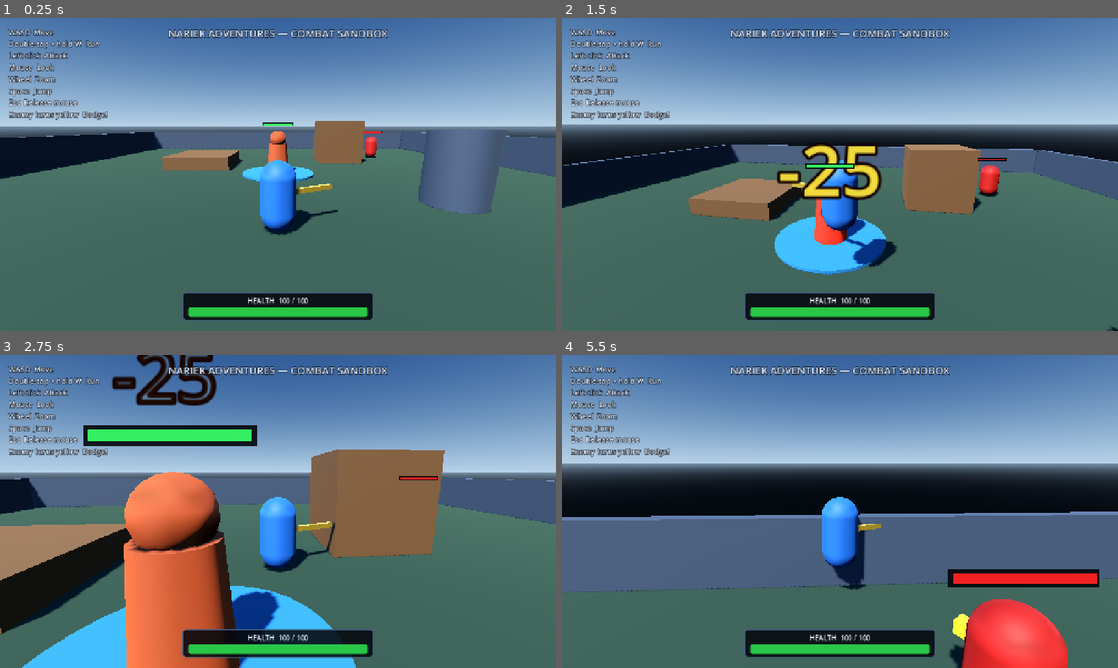
Above: before the commit, frames 1-4 (two rows, left to right).
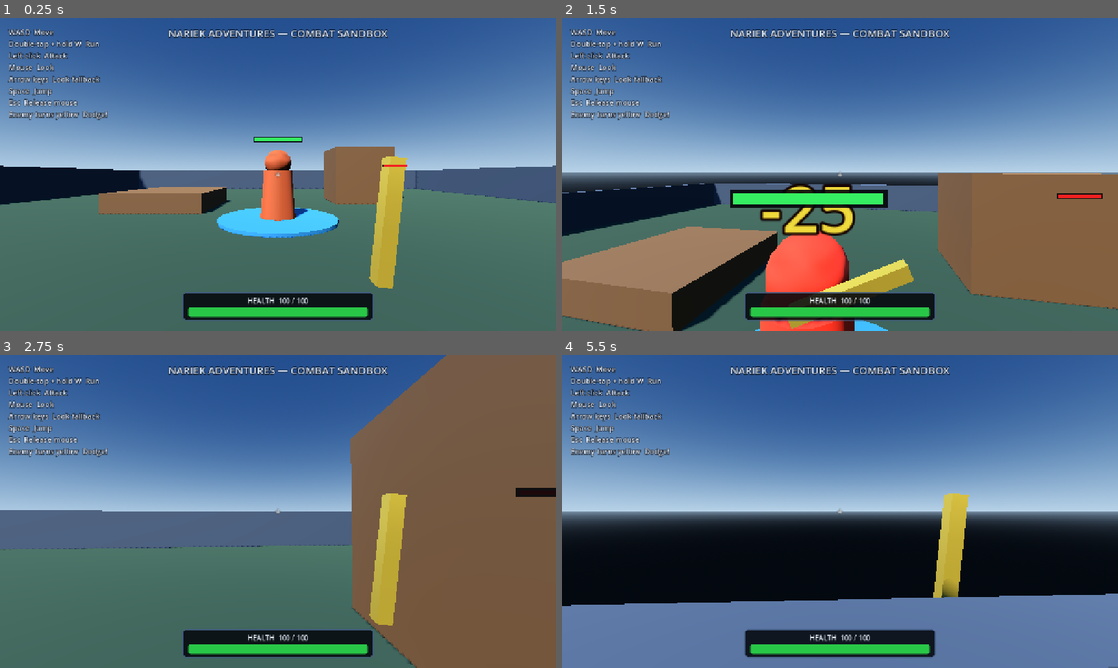
Above: after the commit, the same moments.

Repository: don-milsey-miller/nariek-adventures
Game: Godot game, scene res://scenes/main.tscn
Same seed, same stepped clock (60 frames per second), same inputs: the game is played once before the commit and once after it.
Inputs (mouse positions are in pixels of both pictures, inside the frame that each line leads up to):
- Up to frame 1 (0.25 s): no input
- Up to frame 2 (1.5 s): tap Enter at 0.5 s; move the mouse to (867, 174) at 0.52 s; press the mouse at (867, 174) at 0.53 s; hold W (move_forward) from 0.53 s (still down); tap Space (jump) at 0.77 s; move the mouse to (812, 174) at 1.27 s; release the mouse at (812, 174) at 1.28 s; click (812, 174) at 1.35 s
- Up to frame 3 (2.75 s): keep holding W (move_forward); tap Space (jump) at 1.52 s; move the mouse to (289, 505) at 2.02 s; press the mouse at (289, 505) at 2.03 s
- Up to frame 4 (5.5 s): keep holding W (move_forward); move the mouse to (834, 517) at 2.77 s; release the mouse at (834, 517) at 2.78 s; click (834, 517) at 2.85 s; tap Space (jump) at 3.02, 3.77, 4.52 s; move the mouse to (878, 514) at 3.52 s; press the mouse at (878, 514) at 3.53 s; move the mouse to (795, 508) at 4.27 s; release the mouse at (795, 508) at 4.28 s; click (795, 508) at 4.35 s; move the mouse to (845, 511) at 5.02 s; press the mouse at (845, 511) at 5.03 s

The runs differ from the first frame. In frame 1, 57% of the frame differs, in the area x 0-100%, y 0-87%; in frame 2, 82%; in frame 3, 80%; in frame 4, 92%, in the area x 0-100%, y 0-100%.

Commit message:
Switch player to first-person controls

Diff:
--- a/scenes/main.tscn
+++ b/scenes/main.tscn
@@ -137,9 +137,9 @@
 offset_left = 20.0
 offset_top = 20.0
 offset_right = 500.0
-offset_bottom = 210.0
+offset_bottom = 230.0
 theme_override_colors/font_color = Color(0.9, 0.94, 1, 1)
 theme_override_colors/font_outline_color = Color(0.02, 0.03, 0.05, 0.9)
 theme_override_constants/outline_size = 6
 theme_override_font_sizes/font_size = 17
-text = "WASD  Move\nDouble-tap + hold W  Run\nLeft click  Attack\nMouse  Look\nWheel  Zoom\nSpace  Jump\nEsc  Release mouse\nEnemy turns yellow  Dodge!"
+text = "WASD  Move\nDouble-tap + hold W  Run\nLeft click  Attack\nMouse  Look\nArrow keys  Look fallback\nSpace  Jump\nEsc  Release mouse\nEnemy turns yellow  Dodge!"
--- a/scenes/player/player.tscn
+++ b/scenes/player/player.tscn
@@ -34,7 +34,7 @@
 
 [sub_resource type="BoxMesh" id="BoxMesh_weapon"]
 material = SubResource("Material_weapon")
-size = Vector3(0.13, 0.13, 1.5)
+size = Vector3(0.08, 0.65, 0.08)
 
 [sub_resource type="BoxShape3D" id="BoxShape_melee"]
 size = Vector3(2.2, 1.8, 2.0)
@@ -82,50 +82,79 @@
 [node name="Health" type="Node" parent="."]
 script = ExtResource("2_health")
 
-[node name="Visuals" type="Node3D" parent="."]
+[node name="WorldModel" type="Node3D" parent="."]
+visible = false
 
-[node name="Body" type="MeshInstance3D" parent="Visuals"]
+[node name="Body" type="MeshInstance3D" parent="WorldModel"]
 position = Vector3(0, 0.9, 0)
 material_override = SubResource("Material_body")
 mesh = SubResource("CapsuleMesh_body")
 
-[node name="FacingMarker" type="MeshInstance3D" parent="Visuals"]
+[node name="FacingMarker" type="MeshInstance3D" parent="WorldModel"]
 position = Vector3(0, 1.15, -0.45)
 mesh = SubResource("BoxMesh_facing")
 
-[node name="WeaponPivot" type="Node3D" parent="Visuals"]
-position = Vector3(0, 0.95, -0.05)
-rotation_degrees = Vector3(0, -65, 0)
+[node name="AttackDirection" type="Node3D" parent="."]
 
-[node name="Weapon" type="MeshInstance3D" parent="Visuals/WeaponPivot"]
-position = Vector3(0, 0, -0.9)
-mesh = SubResource("BoxMesh_weapon")
-
-[node name="MeleeHitbox" type="Area3D" parent="Visuals"]
+[node name="MeleeHitbox" type="Area3D" parent="AttackDirection"]
 position = Vector3(0, 0.9, -1.1)
 collision_layer = 0
 collision_mask = 4
 monitoring = false
 monitorable = false
 
-[node name="CollisionShape3D" type="CollisionShape3D" parent="Visuals/MeleeHitbox"]
+[node name="CollisionShape3D" type="CollisionShape3D" parent="AttackDirection/MeleeHitbox"]
 shape = SubResource("BoxShape_melee")
 
 [node name="CameraPivot" type="Node3D" parent="."]
-position = Vector3(0, 1.45, 0)
+position = Vector3(0, 1.55, 0)
 
-[node name="SpringArm3D" type="SpringArm3D" parent="CameraPivot"]
-rotation_degrees = Vector3(-12, 0, 0)
-spring_length = 5.5
-margin = 0.15
-collision_mask = 1
+[node name="Camera3D" type="Camera3D" parent="CameraPivot"]
+current = true
+fov = 75.0
+near = 0.05
 
-[node name="Camera3D" type="Camera3D" parent="CameraPivot/SpringArm3D"]
-current = true
-fov = 70.0
+[node name="WeaponPivot" type="Node3D" parent="CameraPivot/Camera3D"]
+rotation_degrees = Vector3(0, 0, 12)
+
+[node name="Weapon" type="MeshInstance3D" parent="CameraPivot/Camera3D/WeaponPivot"]
+position = Vector3(0.5, -0.35, -1.05)
+rotation_degrees = Vector3(0, 0, -18)
+cast_shadow = 0
+mesh = SubResource("BoxMesh_weapon")
 
 [node name="HUD" type="CanvasLayer" parent="."]
 layer = 10
+
+[node name="DamageOverlay" type="ColorRect" parent="HUD"]
+visible = false
+anchors_preset = 15
+anchor_right = 1.0
+anchor_bottom = 1.0
+grow_horizontal = 2
+grow_vertical = 2
+mouse_filter = 2
+color = Color(0.9, 0.04, 0.02, 0)
+
+[node name="Crosshair" type="Label" parent="HUD"]
+anchors_preset = 8
+anchor_left = 0.5
+anchor_top = 0.5
+anchor_right = 0.5
+anchor_bottom = 0.5
+offset_left = -12.0
+offset_top = -18.0
+offset_right = 12.0
+offset_bottom = 18.0
+grow_horizontal = 2
+grow_vertical = 2
+theme_override_colors/font_color = Color(1, 1, 1, 0.85)
+theme_override_colors/font_outline_color = Color(0, 0, 0, 0.8)
+theme_override_constants/outline_size = 3
+theme_override_font_sizes/font_size = 24
+text = "+"
+horizontal_alignment = 1
+vertical_alignment = 1
 
 [node name="HealthPanel" type="PanelContainer" parent="HUD"]
 anchors_preset = 7
--- a/scripts/player_controller.gd
+++ b/scripts/player_controller.gd
@@ -1,13 +1,14 @@
 extends CharacterBody3D
 class_name PlayerController
 
-const PLAYER_DAMAGE_FLASH_COLOR := Color(1.0, 0.18, 0.12, 1.0)
+const WEAPON_REST_ROTATION_DEGREES := 12.0
+const WEAPON_SWING_ROTATION_DEGREES := -55.0
+const DAMAGE_OVERLAY_COLOR := Color(0.9, 0.04, 0.02, 0.24)
 
 @export_category("Movement")
 @export_range(0.1, 20.0, 0.1) var move_speed: float = 6.0
 @export_range(0.1, 60.0, 0.1) var acceleration: float = 24.0
 @export_range(0.1, 60.0, 0.1) var deceleration: float = 30.0
-@export_range(0.1, 20.0, 0.1) var turn_speed: float = 12.0
 @export_range(0.1, 20.0, 0.1) var jump_velocity: float = 5.5
 @export_range(1.0, 3.0, 0.05) var run_speed_multiplier: float = 1.65
 @export_range(0.1, 0.6, 0.01) var run_double_tap_window: float = 0.3
@@ -23,19 +24,18 @@
 @export_range(0.0005, 0.02, 0.0005) var mouse_sensitivity: float = 0.003
 @export_range(-89.0, 0.0, 1.0) var minimum_pitch_degrees: float = -55.0
 @export_range(0.0, 89.0, 1.0) var maximum_pitch_degrees: float = 65.0
-@export_range(1.0, 5.0, 0.1) var minimum_zoom: float = 2.5
-@export_range(5.0, 12.0, 0.1) var maximum_zoom: float = 8.0
-@export_range(0.1, 2.0, 0.1) var zoom_step: float = 0.6
+@export_range(30.0, 240.0, 1.0) var keyboard_look_speed_degrees: float = 100.0
 
 @onready var collision_shape: CollisionShape3D = $CollisionShape3D
 @onready var health: HealthComponent = $Health
-@onready var visuals: Node3D = $Visuals
-@onready var body_mesh: MeshInstance3D = $Visuals/Body
-@onready var weapon_pivot: Node3D = $Visuals/WeaponPivot
-@onready var melee_hitbox: Area3D = $Visuals/MeleeHitbox
-@onready var melee_collision_shape: CollisionShape3D = $Visuals/MeleeHitbox/CollisionShape3D
+@onready var world_model: Node3D = $WorldModel
+@onready var attack_direction: Node3D = $AttackDirection
+@onready var weapon_pivot: Node3D = $CameraPivot/Camera3D/WeaponPivot
+@onready var melee_hitbox: Area3D = $AttackDirection/MeleeHitbox
+@onready var melee_collision_shape: CollisionShape3D = $AttackDirection/MeleeHitbox/CollisionShape3D
 @onready var camera_pivot: Node3D = $CameraPivot
-@onready var spring_arm: SpringArm3D = $CameraPivot/SpringArm3D
+@onready var camera: Camera3D = $CameraPivot/Camera3D
+@onready var damage_overlay: ColorRect = $HUD/DamageOverlay
 @onready var health_label: Label = $HUD/HealthPanel/HealthContent/HealthLabel
 @onready var health_bar: ProgressBar = $HUD/HealthPanel/HealthContent/HealthBar
 @onready var respawn_label: Label = $HUD/HealthPanel/HealthContent/RespawnLabel
@@ -47,17 +47,14 @@
 var _attack_tween: Tween
 var _spawn_position: Vector3
 var _is_defeated: bool = false
-var _body_material: StandardMaterial3D
-var _base_body_color: Color
 var _damage_feedback_tween: Tween
 
 
 func _ready() -> void:
 	_spawn_position = global_position
-	_camera_pitch = spring_arm.rotation.x
-	_body_material = body_mesh.material_override.duplicate() as StandardMaterial3D
-	body_mesh.material_override = _body_material
-	_base_body_color = _body_material.albedo_color
+	_camera_pitch = camera.rotation.x
+	world_model.visible = false
+	_sync_facing_to_camera()
 	health.health_changed.connect(_on_health_changed)
 	health.damaged.connect(_on_damaged)
 	health.died.connect(_on_died)
@@ -66,6 +63,9 @@
 
 
 func _physics_process(delta: float) -> void:
+	_update_keyboard_look(delta)
+	_sync_facing_to_camera()
+
 	if _is_defeated:
 		velocity = Vector3.ZERO
 		return
@@ -90,7 +90,6 @@
 			movement_direction.z * current_move_speed,
 			acceleration * delta
 		)
-		_rotate_visuals_toward(movement_direction, delta)
 	else:
 		velocity.x = move_toward(velocity.x, 0.0, deceleration * delta)
 		velocity.z = move_toward(velocity.z, 0.0, deceleration * delta)
@@ -123,10 +122,6 @@
 			if event.is_action_pressed("basic_attack"):
 				_try_basic_attack()
 				get_viewport().set_input_as_handled()
-			elif event.button_index == MOUSE_BUTTON_WHEEL_UP:
-				_set_camera_zoom(spring_arm.spring_length - zoom_step)
-			elif event.button_index == MOUSE_BUTTON_WHEEL_DOWN:
-				_set_camera_zoom(spring_arm.spring_length + zoom_step)
 
 	if event is InputEventMouseMotion and Input.mouse_mode == Input.MOUSE_MODE_CAPTURED:
 		camera_pivot.rotate_y(-event.relative.x * mouse_sensitivity)
@@ -135,7 +130,8 @@
 			deg_to_rad(minimum_pitch_degrees),
 			deg_to_rad(maximum_pitch_degrees)
 		)
-		spring_arm.rotation.x = _camera_pitch
+		camera.rotation.x = _camera_pitch
+		_sync_facing_to_camera()
 
 
 func _handle_run_input(event: InputEventKey) -> void:
@@ -202,15 +198,20 @@
 	if _attack_tween != null and _attack_tween.is_valid():
 		_attack_tween.kill()
 
-	weapon_pivot.rotation.y = deg_to_rad(-65.0)
+	weapon_pivot.rotation.z = deg_to_rad(WEAPON_REST_ROTATION_DEGREES)
 	_attack_tween = create_tween()
 	_attack_tween.tween_property(
 		weapon_pivot,
-		"rotation:y",
-		deg_to_rad(65.0),
+		"rotation:z",
+		deg_to_rad(WEAPON_SWING_ROTATION_DEGREES),
 		basic_attack_swing_duration
 	).set_trans(Tween.TRANS_QUAD).set_ease(Tween.EASE_OUT)
-	_attack_tween.tween_property(weapon_pivot, "rotation:y", deg_to_rad(-65.0), 0.12)
+	_attack_tween.tween_property(
+		weapon_pivot,
+		"rotation:z",
+		deg_to_rad(WEAPON_REST_ROTATION_DEGREES),
+		0.12
+	)
 
 
 func _on_health_changed(current_health: int, maximum_health: int) -> void:
@@ -223,9 +224,16 @@
 	if _damage_feedback_tween != null and _damage_feedback_tween.is_valid():
 		_damage_feedback_tween.kill()
 
-	_body_material.albedo_color = PLAYER_DAMAGE_FLASH_COLOR
+	damage_overlay.visible = true
+	damage_overlay.color = DAMAGE_OVERLAY_COLOR
 	_damage_feedback_tween = create_tween()
-	_damage_feedback_tween.tween_property(_body_material, "albedo_color", _base_body_color, 0.25)
+	_damage_feedback_tween.tween_property(
+		damage_overlay,
+		"color",
+		Color(DAMAGE_OVERLAY_COLOR, 0.0),
+		0.3
+	)
+	_damage_feedback_tween.tween_callback(func() -> void: damage_overlay.visible = false)
 
 
 func _on_died() -> void:
@@ -238,17 +246,16 @@
 	velocity = Vector3.ZERO
 	if _attack_tween != null and _attack_tween.is_valid():
 		_attack_tween.kill()
-	weapon_pivot.rotation.y = deg_to_rad(-65.0)
+	weapon_pivot.rotation.z = deg_to_rad(WEAPON_REST_ROTATION_DEGREES)
 	collision_shape.set_deferred("disabled", true)
-	visuals.visible = false
+	weapon_pivot.visible = false
 	respawn_label.visible = true
 
 	await get_tree().create_timer(respawn_delay).timeout
 
 	global_position = _spawn_position
 	health.reset_health()
-	_body_material.albedo_color = _base_body_color
-	visuals.visible = true
+	weapon_pivot.visible = true
 	respawn_label.visible = false
 	collision_shape.set_deferred("disabled", false)
 	_is_defeated = false
@@ -264,13 +271,31 @@
 	return direction.normalized()
 
 
-func _rotate_visuals_toward(direction: Vector3, delta: float) -> void:
-	var target_yaw := atan2(-direction.x, -direction.z)
-	visuals.rotation.y = lerp_angle(visuals.rotation.y, target_yaw, turn_speed * delta)
-
-
-func _set_camera_zoom(new_length: float) -> void:
-	spring_arm.spring_length = clampf(new_length, minimum_zoom, maximum_zoom)
+func _update_keyboard_look(delta: float) -> void:
+	if Input.mouse_mode != Input.MOUSE_MODE_CAPTURED:
+		return
+
+	var yaw_input := (
+		float(Input.is_physical_key_pressed(KEY_RIGHT))
+		- float(Input.is_physical_key_pressed(KEY_LEFT))
+	)
+	var pitch_input := (
+		float(Input.is_physical_key_pressed(KEY_DOWN))
+		- float(Input.is_physical_key_pressed(KEY_UP))
+	)
+	var look_speed := deg_to_rad(keyboard_look_speed_degrees)
+	camera_pivot.rotate_y(-yaw_input * look_speed * delta)
+	_camera_pitch = clampf(
+		_camera_pitch - pitch_input * look_speed * delta,
+		deg_to_rad(minimum_pitch_degrees),
+		deg_to_rad(maximum_pitch_degrees)
+	)
+	camera.rotation.x = _camera_pitch
+
+
+func _sync_facing_to_camera() -> void:
+	attack_direction.rotation.y = camera_pivot.rotation.y
+	world_model.rotation.y = camera_pivot.rotation.y
 
 
 func _toggle_mouse_capture() -> void:
Not shown, changed: README.md
